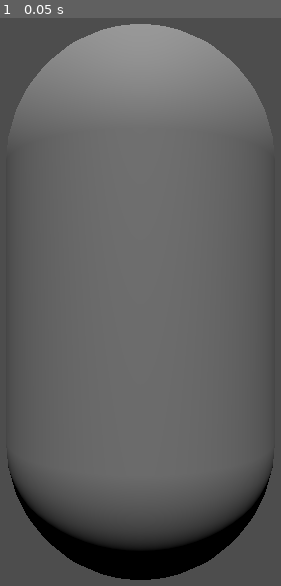
Above: before the commit, frame 1.
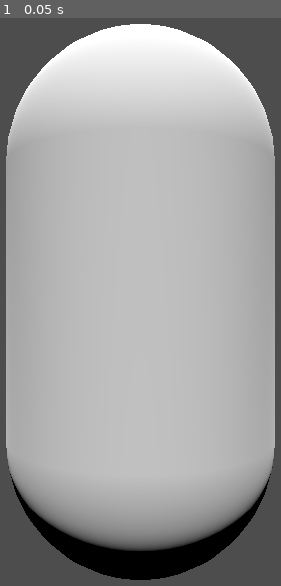
Above: after the commit, the same moment.

Repository: 320trankt/warcell
Game: Godot game, scene res://scenes/combat/combat_scene.tscn
Two runs of this game, one before a commit and one after it. Both use one fixed random seed, a clock stepped at 60 frames per second and the inputs below. Before the commit the project starts from res://combat_scene.tscn.
Inputs:
- Up to frame 1 (0.05 s): no input

The runs differ from the first frame. In frame 1, 80% of the frame differs, in the area x 2-98%, y 1-94%.

Commit message:
basic enemy stagger and damage indicator

Diff:
--- a/project.godot
+++ b/project.godot
@@ -11,7 +11,7 @@
 [application]
 
 config/name="WarCell"
-run/main_scene="res://combat_scene.tscn"
+run/main_scene="res://scenes/combat/combat_scene.tscn"
 config/features=PackedStringArray("4.6", "Mobile")
 config/icon="res://icon.svg"
 
--- a/combat_manager.gd
+++ b/scenes/combat/combat_manager.gd
@@ -2,6 +2,7 @@
 
 var swipe_start = Vector2.ZERO
 var minimum_drag = 100 # the minimum pixel distance to count as a deliberate swipe
+@onready var enemy = $"../Enemy" # Adjust path to your Enemy node
 
 func _input(event):
 	# because we enabled touch emulation, mouse clicks will trigger this
@@ -19,21 +20,36 @@
 	# check if the swipe was long enough to ignore accidental taps
 	if swipe_vector.length() >= minimum_drag:
 		var angle = swipe_vector.angle()
+		var direction = ""
 
 		# split the circle into 8 equal sectors (45 degrees each)
 		if angle >= -PI / 8 and angle < PI / 8:
+			direction = "right"
 			print("swiped right - parry right!")
 		elif angle >= PI / 8 and angle < 3 * PI / 8:
+			direction = "down-right"
 			print("swiped down-right - low right guard!")
 		elif angle >= 3 * PI / 8 and angle < 5 * PI / 8:
+			direction = "down"
 			print("swiped down - block!")
 		elif angle >= 5 * PI / 8 and angle < 7 * PI / 8:
+			direction = "down-left"
 			print("swiped down-left - low left guard!")
 		elif angle >= 7 * PI / 8 or angle < -7 * PI / 8:
+			direction = "left"
 			print("swiped left - parry left!")
 		elif angle >= -7 * PI / 8 and angle < -5 * PI / 8:
+			direction = "up-left"
 			print("swiped up-left - rising left strike!")
 		elif angle >= -5 * PI / 8 and angle < -3 * PI / 8:
+			direction = "up"
 			print("swiped up - vertical strike!")
 		else:
+			direction = "up-right"
 			print("swiped up-right - rising right strike!")
+		_on_swipe_detected(direction)
+
+func _on_swipe_detected(direction):
+	#print("Swiped: ", direction)
+	if enemy.has_method("take_hit"):
+		enemy.take_hit()
--- a/combat_scene.tscn
+++ b/scenes/combat/combat_scene.tscn
@@ -1,24 +1,32 @@
 [gd_scene format=3 uid="uid://dqlpg4iyoeig5"]
 
-[ext_resource type="Script" uid="uid://c2u5gff8pn5iv" path="res://combat_manager.gd" id="1_s1qhn"]
+[ext_resource type="Script" uid="uid://c2u5gff8pn5iv" path="res://scenes/combat/combat_manager.gd" id="1_jecyb"]
+[ext_resource type="Script" uid="uid://bcro452tknj05" path="res://scenes/combat/enemies/base_enemy/base_enemy.gd" id="2_7cuye"]
 
 [sub_resource type="CapsuleMesh" id="CapsuleMesh_s1qhn"]
 
 [sub_resource type="Skin" id="Skin_ct1co"]
+
+[sub_resource type="ShaderMaterial" id="ShaderMaterial_fyyo7"]
+
+[sub_resource type="StandardMaterial3D" id="StandardMaterial3D_3cl4e"]
+next_pass = SubResource("ShaderMaterial_fyyo7")
 
 [sub_resource type="CapsuleShape3D" id="CapsuleShape3D_lo0hl"]
 
 [node name="CombatScene" type="Node3D" unique_id=1578232915]
 
 [node name="CombatManager" type="Node" parent="." unique_id=15437406]
-script = ExtResource("1_s1qhn")
+script = ExtResource("1_jecyb")
 
 [node name="Enemy" type="CharacterBody3D" parent="." unique_id=220133960]
 transform = Transform3D(1, 0, 0, 0, 1, 0, 0, 0, 1, 0, 0, -2)
+script = ExtResource("2_7cuye")
 
 [node name="MeshInstance3D" type="MeshInstance3D" parent="Enemy" unique_id=49591783]
 mesh = SubResource("CapsuleMesh_s1qhn")
 skin = SubResource("Skin_ct1co")
+surface_material_override/0 = SubResource("StandardMaterial3D_3cl4e")
 
 [node name="CollisionShape3D" type="CollisionShape3D" parent="Enemy" unique_id=1942011333]
 shape = SubResource("CapsuleShape3D_lo0hl")
--- /dev/null
+++ b/scenes/combat/enemies/base_enemy/base_enemy.gd
@@ -0,0 +1,18 @@
+extends CharacterBody3D
+
+@onready var mesh = $MeshInstance3D
+
+func take_hit():
+	# 1. Create a "Tween" for the flash and shake
+	var tween = create_tween()
+
+	# 2. Flash Red (adjusting the Albedo color of the mesh)
+	# This assumes you have a StandardMaterial3D on your mesh
+	var mat = mesh.get_active_material(0)
+
+	# Animate the color to red and back
+	tween.tween_property(mat, "albedo_color", Color.RED, 0.1)
+	tween.parallel().tween_property(self, "position:z", position.z + 0.2, 0.05) # Small jolt back
+
+	tween.tween_property(mat, "albedo_color", Color.WHITE, 0.1)
+	tween.parallel().tween_property(self, "position:z", position.z, 0.1) # Return to position
Renamed: combat_manager.gd.uid -> scenes/combat/combat_manager.gd.uid
Not shown, added: scenes/combat/enemies/base_enemy/base_enemy.gd.uid
